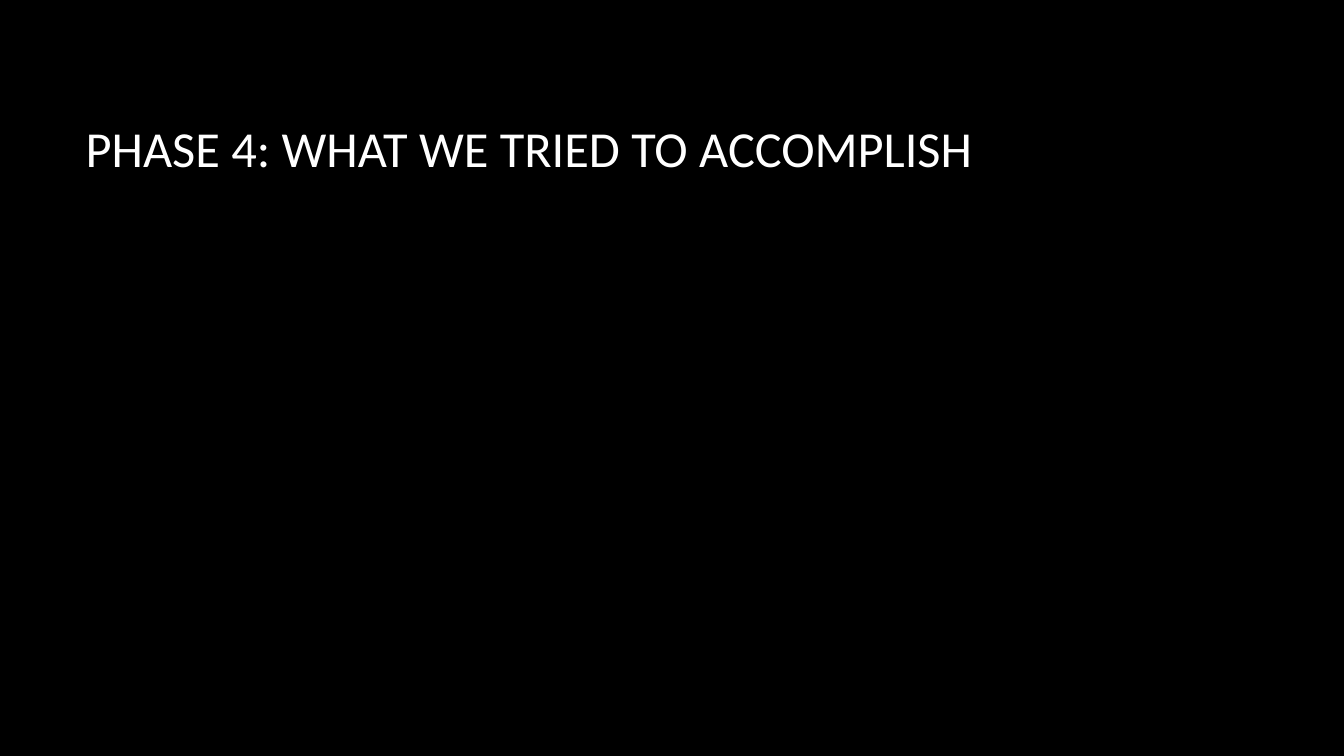
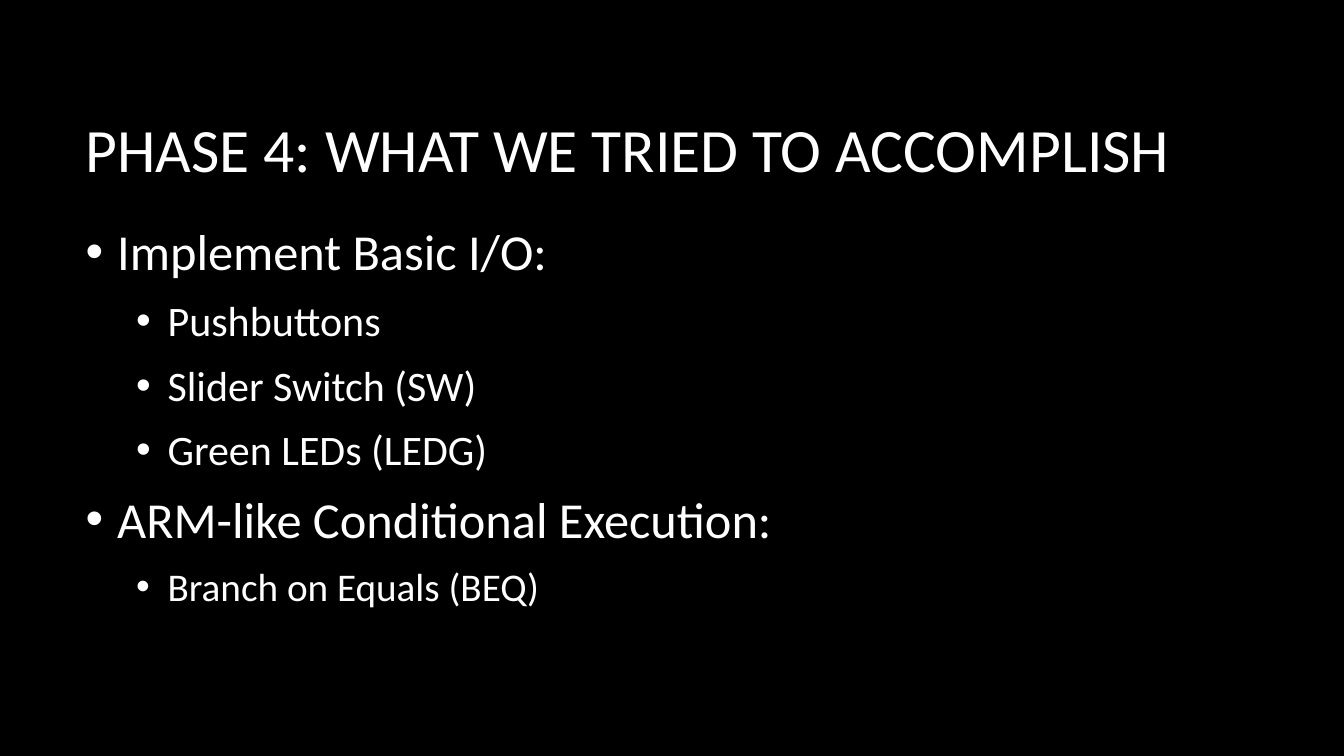
Before and after one commit to sheawinkler/230Project, a slide deck: slide 13 of Part6/The Adventurous Project of building a processor.pptx. Drawn at 1344x756 pixels with LibreOffice and Linux fonts; fonts in the diff are those of the drawing; background and template pictures are left out. Boxes give left, top, right and bottom in pixels: in the first picture for what was removed or moved away, otherwise in the second. Text is boxed around its words. In the diff, an @@ line names an element or a change of style, - is before the commit and + after.

```diff
--- a/Part6/The Adventurous Project of building a processor.pptx
+++ b/Part6/The Adventurous Project of building a processor.pptx
@@ title "PHASE 4: WHAT WE TRIED ..." at box(86, 132, 1170, 173): size 36 to 44 pt @@
@@ text added at box(117, 235, 771, 608), 36 pt, text #FFFFFF @@
+• Implement Basic I/O:
+  • Pushbuttons
+  • Slider Switch (SW)
+  • Green LEDs (LEDG)
+• ARM-like Conditional Execution:
+  • Branch on Equals (BEQ)
```
Also in this commit, not shown: 8 other slides changed.
